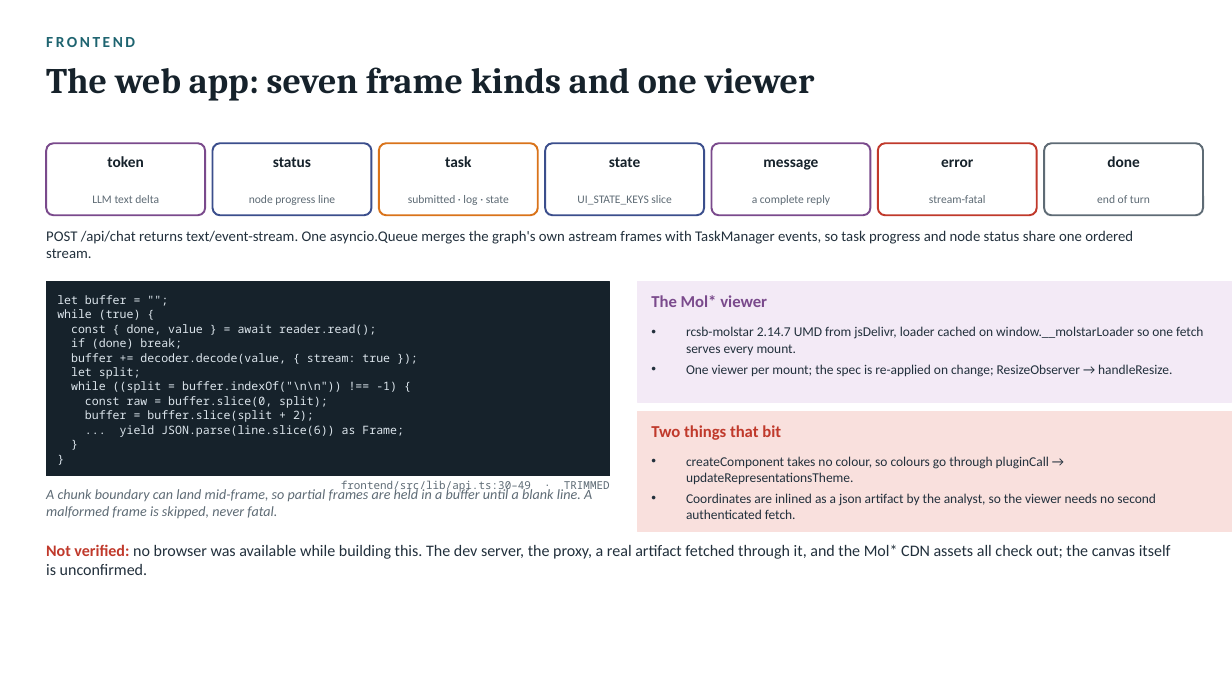
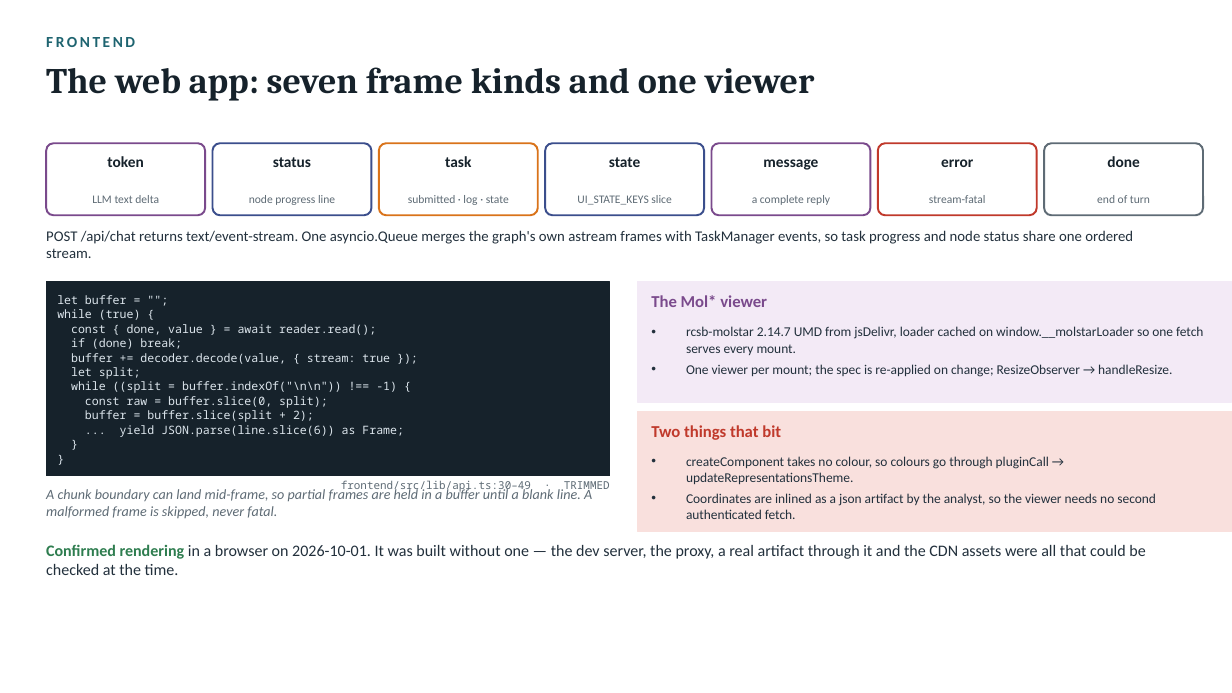
Before and after one commit to drawadiagram/rePEAT, a slide deck: slide 15 of slides/designagent-codewalk.pptx. Drawn at 1232x693 pixels with LibreOffice and Linux fonts; fonts in the diff are those of the drawing. Boxes give left, top, right and bottom in pixels: in the first picture for what was removed or moved away, otherwise in the second. Text is boxed around its words. In the diff, an @@ line names an element or a change of style, - is before the commit and + after.

```diff
--- a/slides/designagent-codewalk.pptx
+++ b/slides/designagent-codewalk.pptx
@@ text at bbox=[46, 544, 1145, 575]: text changed @@
-Not verified: no browser was available while building this. The dev server, the proxy, a real artifact fetched through it, and the Mol* CDN assets all check out; the canvas itself is unconfirmed.
+Confirmed rendering in a browser on 2026-10-01. It was built without one — the dev server, the proxy, a real artifact through it and the CDN assets were all that could be checked at the time.
```
Also in this commit, not shown: 2 other slides changed, 10 other files.
